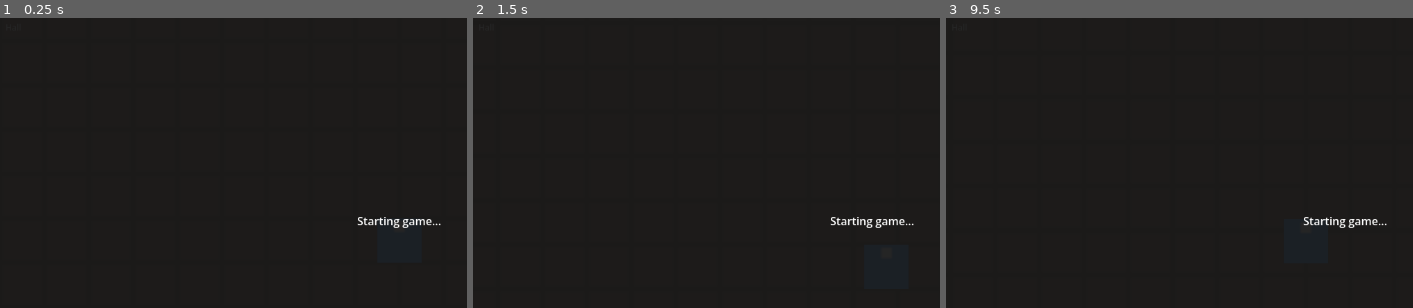
Above: before the commit, frames 1-3 (left to right).
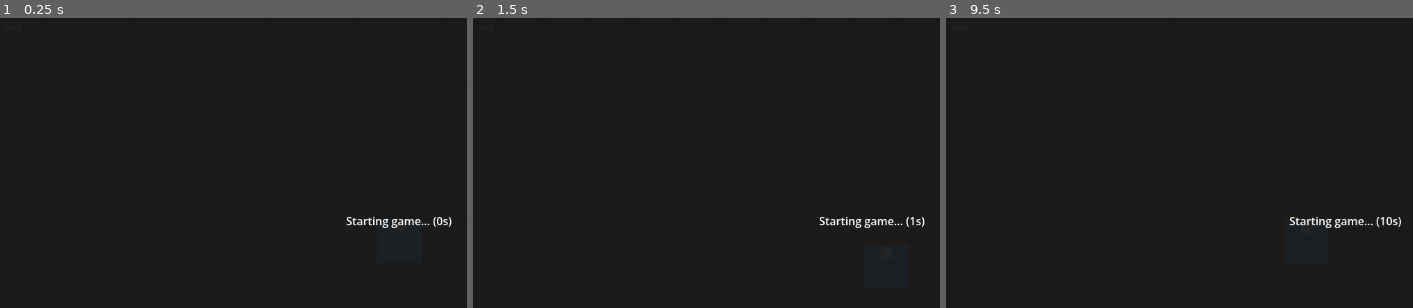
Above: after the commit, the same moments.

Repository: Frostist/Claudo
Game: Godot game, scene res://scenes/main/main.tscn
Two runs of this game, one before a commit and one after it. Both use one fixed random seed, a clock stepped at 60 frames per second and the inputs below.
Inputs (mouse positions are in pixels of both pictures, inside the frame that each line leads up to):
- Up to frame 1 (0.25 s): no input
- Up to frame 2 (1.5 s): tap Enter at 0.5 s; move the mouse to (outside the picture) at 0.52 s; hold Right (ui_right) 0.53-1.28 s; click (outside the picture) at 0.67 s; tap Space at 1.25 s; move the mouse to (711, 261) at 1.27 s; hold Down (ui_down) from 1.28 s (still down)
- Up to frame 3 (9.5 s): tap Enter at 2, 4.25 s; move the mouse to (outside the picture) at 2.02 s; release Down (ui_down) at 2.03 s; hold Right (ui_right) 2.03-2.78 s; move the mouse to (outside the picture) at 2.77 s; hold Up (ui_up) 2.78-3.53 s; click (outside the picture) at 2.92 s; tap Space at 3.5, 5 s; move the mouse to (outside the picture) at 3.52 s; hold Left (ui_left) 3.53-5.03 s; move the mouse to (1104, 171) at 4.27 s; move the mouse to (1384, 241) at 5.02 s; hold Down (ui_down) 5.03-5.78 s; click (1384, 241) at 5.17 s; move the mouse to (1226, 128) at 5.77 s; hold Right (ui_right) 5.78-6.53 s; move the mouse to (outside the picture) at 6.52 s; hold Up (ui_up) 6.53-7.28 s; move the mouse to (1184, 261) at 7.27 s; hold Right (ui_right) 7.28-8.03 s; click (1184, 261) at 7.42 s; move the mouse to (outside the picture) at 8.02 s; hold Down (ui_down) 8.03-8.78 s; move the mouse to (outside the picture) at 8.77 s; hold Left (ui_left) from 8.78 s (still down)

The runs differ from the first frame. In frame 1, 0.5% of the frame differs, in the area x 74-97%, y 68-73%; in frame 2, 0.4%; in frame 3, 0.5%, in the area x 73-98%, y 68-73%.

Commit message:
debug: add Godot console logging for server startup and WebSocket state

Diff:
--- a/autoloads/server_bridge.gd
+++ b/autoloads/server_bridge.gd
@@ -19,6 +19,7 @@
 
 func connect_to_server() -> void:
 	_connection_started = true
+	print("[ServerBridge] Connecting to ", WS_URL)
 	_socket.connect_to_url(WS_URL)
 
 func _process(delta: float) -> void:
@@ -33,6 +34,7 @@
 			_reconnecting = false
 			_reconnect_timer = 0.0
 			_reconnect_elapsed = 0.0
+			print("[ServerBridge] Connected to server")
 		while _socket.get_available_packet_count() > 0:
 			var raw := _socket.get_packet().get_string_from_utf8()
 			_handle_message(raw)
@@ -41,7 +43,10 @@
 		if _connected or not _reconnecting:
 			# Either dropped mid-game or initial connection failed — start/restart reconnect loop
 			if _connected:
+				print("[ServerBridge] Connection dropped — starting reconnect loop")
 				_connected = false
+			else:
+				print("[ServerBridge] Initial connection failed — retrying every ", RECONNECT_INTERVAL, "s")
 			_start_reconnect()
 		else:
 			# Already in reconnect loop — manage timer
@@ -57,8 +62,10 @@
 func _handle_message(raw: String) -> void:
 	var json := JSON.new()
 	if json.parse(raw) != OK:
+		push_warning("[ServerBridge] Received unparseable message: ", raw.left(100))
 		return
 	var msg: Dictionary = json.get_data()
+	print("[ServerBridge] Received event: ", msg.get("event", "unknown"))
 	match msg.get("event", ""):
 		"game_ready":
 			game_ready.emit()
--- a/scenes/main/main.gd
+++ b/scenes/main/main.gd
@@ -13,12 +13,15 @@
 
 func _spawn_server() -> void:
 	var script_path := ProjectSettings.globalize_path("res://server/start.sh")
+	print("[Main] Spawning server: ", script_path)
 	_server_pid = OS.create_process("/bin/bash", [script_path])
 	if _server_pid < 0:
-		push_error("Failed to spawn server process")
+		push_error("[Main] Failed to spawn server process (OS.create_process returned -1)")
 		return
-	# Wait 1.5s for the server to start, then connect WebSocket
+	print("[Main] Server process spawned — PID: ", _server_pid)
+	# Wait 1.5s for the server to open the WebSocket port, then connect
 	await get_tree().create_timer(1.5).timeout
+	print("[Main] Connecting WebSocket to server...")
 	ServerBridge.connect_to_server()
 
 func _notification(what: int) -> void:
--- a/scenes/ui/loading/loading_screen.gd
+++ b/scenes/ui/loading/loading_screen.gd
@@ -42,7 +42,9 @@
 	if not _active:
 		return
 	_elapsed += delta
+	status_label.text = "Starting game... (%.0fs)" % _elapsed
 	if _elapsed >= TIMEOUT:
+		print("[LoadingScreen] Timed out after ", TIMEOUT, "s — server did not send game_ready")
 		status_label.text = "Failed to start server.\nIs Node.js installed?"
 		quit_button.visible = true
 		set_process(false)
